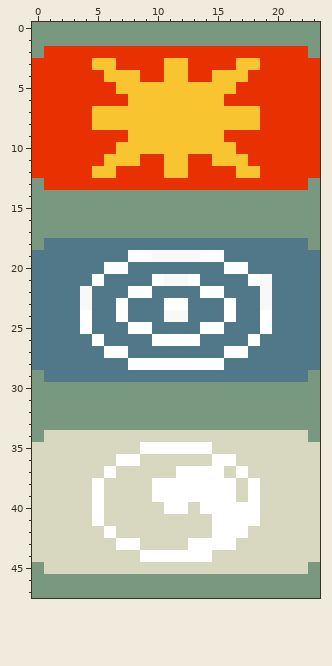
Pixel-art sprite, stored at graphics/interface/split_icons_battle_improved_moved.png. This is how it looked before the edit.
The file is 24x48 pixels.
The result:
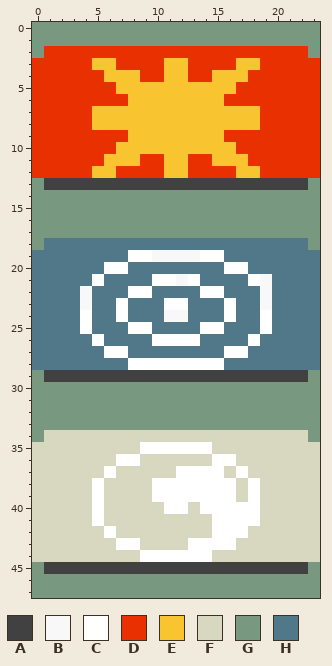
Palette (. is transparent): A #414141  B #f8f8f8  C #ffffff  D #e83000  E #f8c531  F #d8d8c0  G #789880  H #507888
The exact change:
y 13: x 1..22 DDDDDDDDDDDDDDDDDDDDDD -> AAAAAAAAAAAAAAAAAAAAAA
y 21: x 11 B -> C
y 29: x 1..22 HHHHHHHHHHHHHHHHHHHHHH -> AAAAAAAAAAAAAAAAAAAAAA
y 45: x 1..22 FFFFFFFFFFFFFFFFFFFFFF -> AAAAAAAAAAAAAAAAAAAAAA
Where, in picture pixels (left, top, right, bottom), the same in both pictures:
changed: (44, 178, 308, 190)
changed: (164, 274, 176, 286)
changed: (44, 370, 308, 382)
changed: (44, 562, 308, 574)
